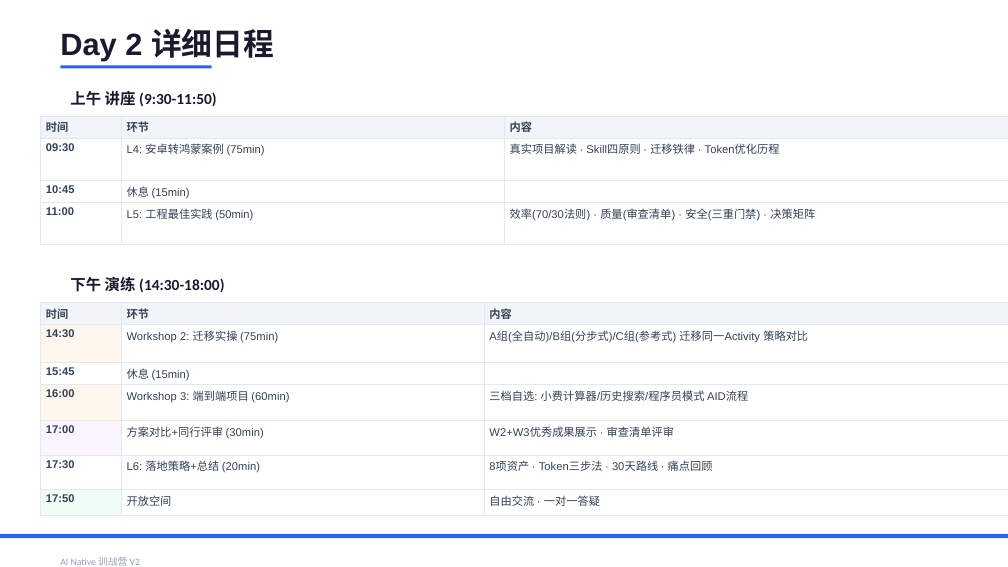
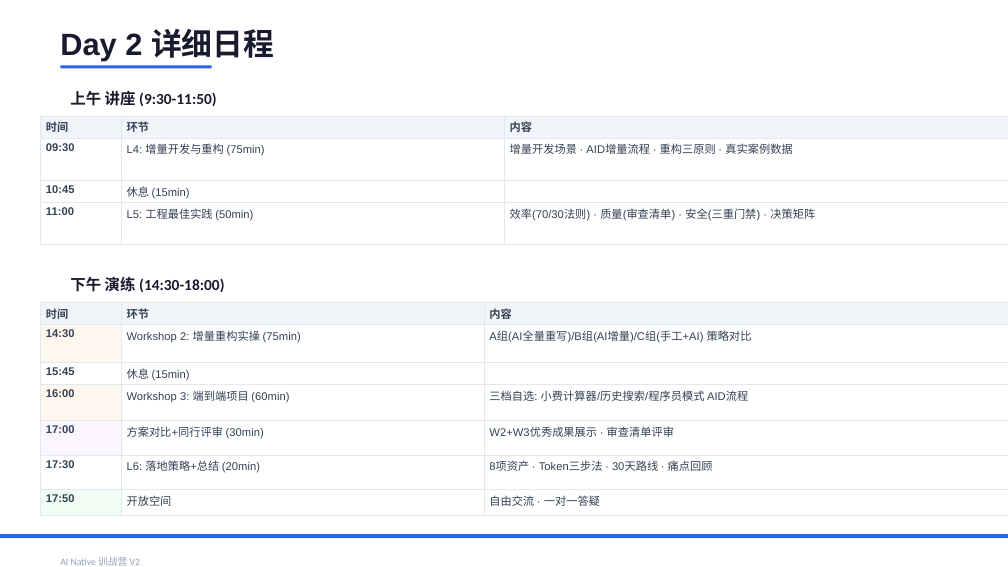
Before and after one commit to JungleTestLabs/ai-coding-training, a slide deck: slide 4 of docs/AI-Native-训战营-介绍与日程.pptx. Drawn at 1008x567 pixels with LibreOffice and Linux fonts; fonts in the diff are those of the drawing. Boxes give left, top, right and bottom in pixels: in the first picture for what was removed or moved away, otherwise in the second. Text is boxed around its words. In the diff, an @@ line names an element or a change of style, - is before the commit and + after.

Commit message:
docs: L4改为增量开发与重构 — 替代安卓转鸿蒙案例
L4 核心变化:
- 标题: 安卓转鸿蒙实战案例 → 增量开发与重构
- 内容: 迁移场景 → 增量开发+重构场景(更通用)
- 案例数据: 迁移Token优化 → opencalc增量迭代数据
- 新增重构三原则: 先测后改/一次一种/不改就回滚
- 反面教材: 迁移错误 → 增量开发常见错误(一次改太多/不做回归等)

Workshop 2: 迁移实操 → 增量重构实操
- A/B/C三组: 全量重写/增量修改/手工重构+AI辅助

同步更新: 课程大纲/README/HTML/PPTX

```diff
--- a/docs/AI-Native-训战营-介绍与日程.pptx
+++ b/docs/AI-Native-训战营-介绍与日程.pptx
@@ table at [40,116,1008,225] @@
-row 2, column 2: L4: 安卓转鸿蒙案例 (75min)
+row 2, column 2: L4: 增量开发与重构 (75min)
-row 2, column 3: 真实项目解读 · Skill四原则 · 迁移铁律 · Token优化历程
+row 2, column 3: 增量开发场景 · AID增量流程 · 重构三原则 · 真实案例数据
@@ table at [40,302,1008,510] @@
-row 2, column 2: Workshop 2: 迁移实操 (75min)
+row 2, column 2: Workshop 2: 增量重构实操 (75min)
-row 2, column 3: A组(全自动)/B组(分步式)/C组(参考式) 迁移同一Activity 策略对比
+row 2, column 3: A组(AI全量重写)/B组(AI增量)/C组(手工+AI) 策略对比
```
Also in this commit, not shown: 3 other slides changed, 3 other files.
